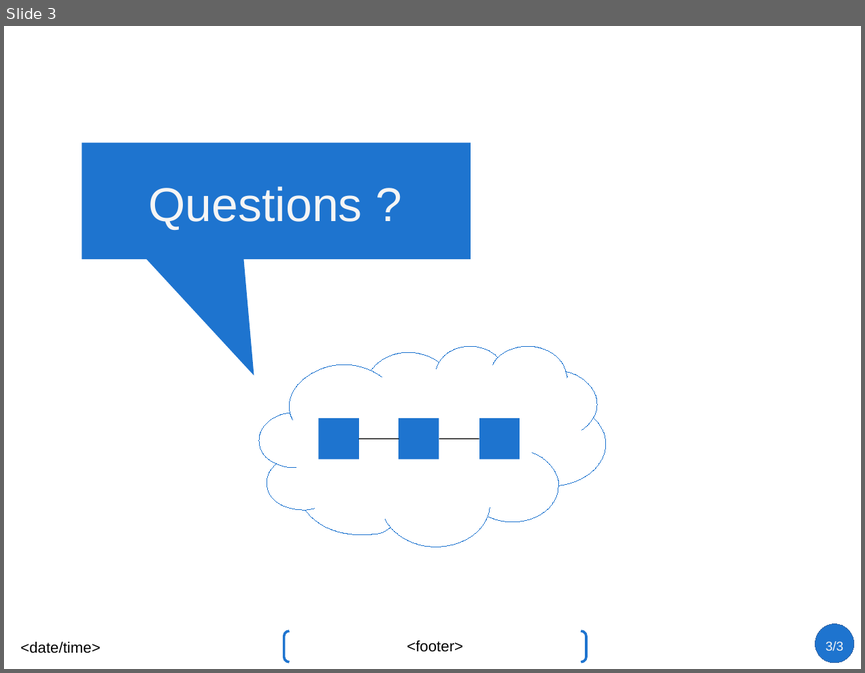
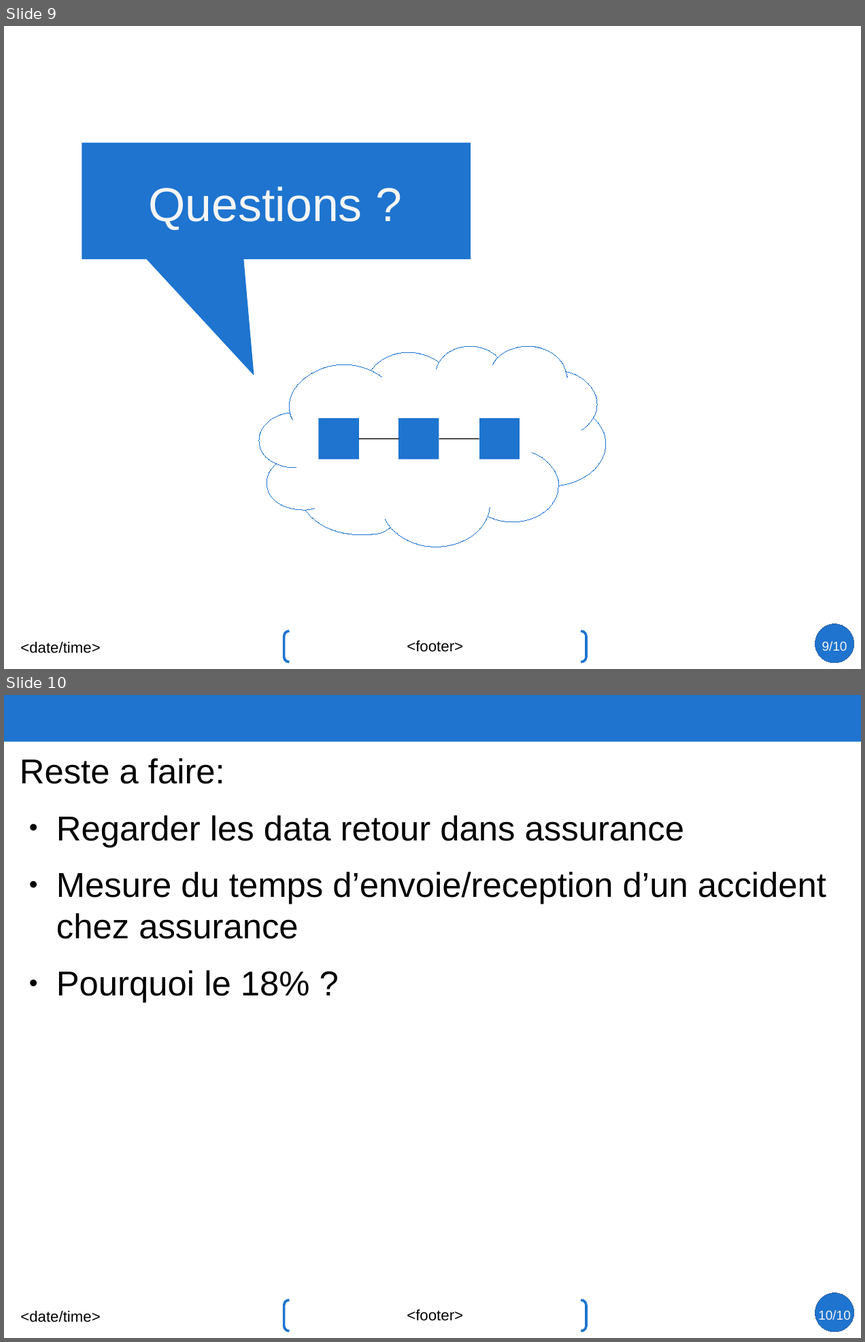
Before and after one commit to lucgerrits/sim-multichain-with-polkadot-and-substrate, a slide deck: results/Results discussions.odp. Shown one above the other, each under a label of ours: slide 3 before the commit, slides 9 and 10 after it. The pictures are 865x673 and 865x1342 pixels, drawn with LibreOffice and Linux fonts; fonts in the diff are those of the drawing. Boxes give left, top, right and bottom in pixels: in the first picture for what was removed or moved away, otherwise in the second. Text is boxed around its words. In the diff, an @@ line names an element or a change of style, - is before the commit and + after.

```diff
--- a/results/Results discussions.odp
+++ b/results/Results discussions.odp
@@ slide 10 added at bbox=[4, 695, 861, 1338], background #FFFFFF; not listed: 5 template elements that a slide beside it also shows @@
@@ rectangle added at bbox=[4, 695, 861, 742], fill #1E74CF @@
@@ text added at bbox=[20, 758, 826, 1003], 32 pt, text #000000 @@
+Reste a faire:
+● Regarder les data retour dans assurance
+● Mesure du temps d’envoie/reception d’un accident chez assurance
+● Pourquoi le 18% ?
@@ what was slide 3 is now slide 9 @@
@@ page number at bbox=[822, 641, 847, 651]: text changed @@
-3/3
+9/10
```
Also in this commit, not shown: 1 slide changed, 6 other slides added.
